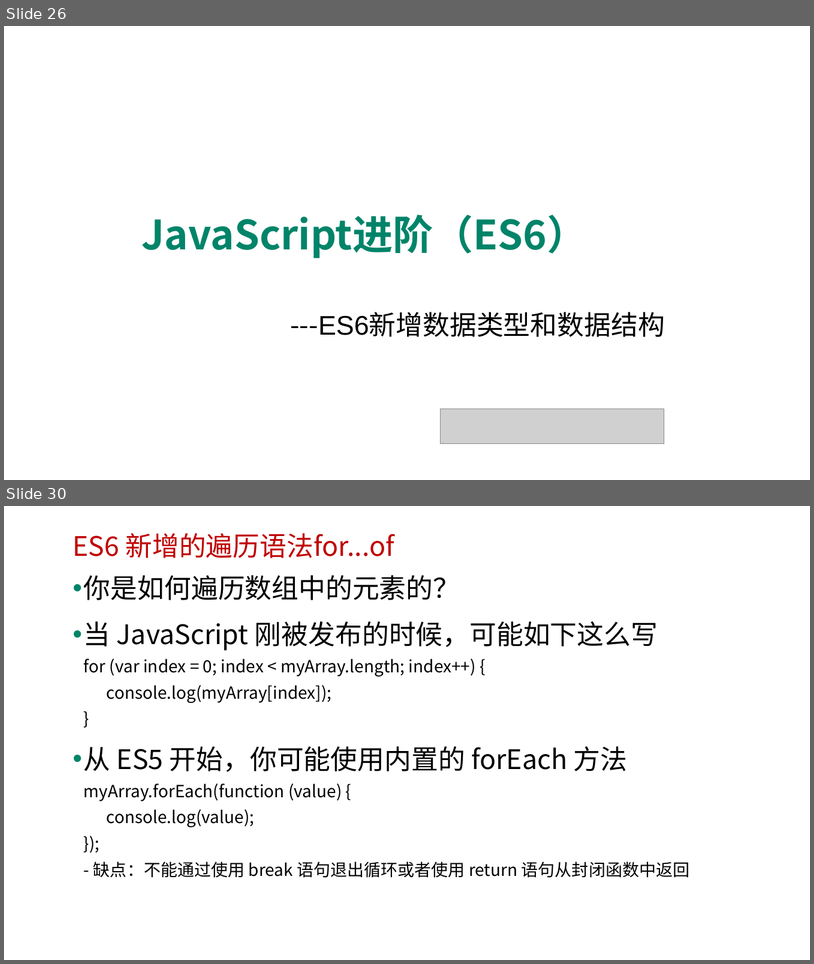
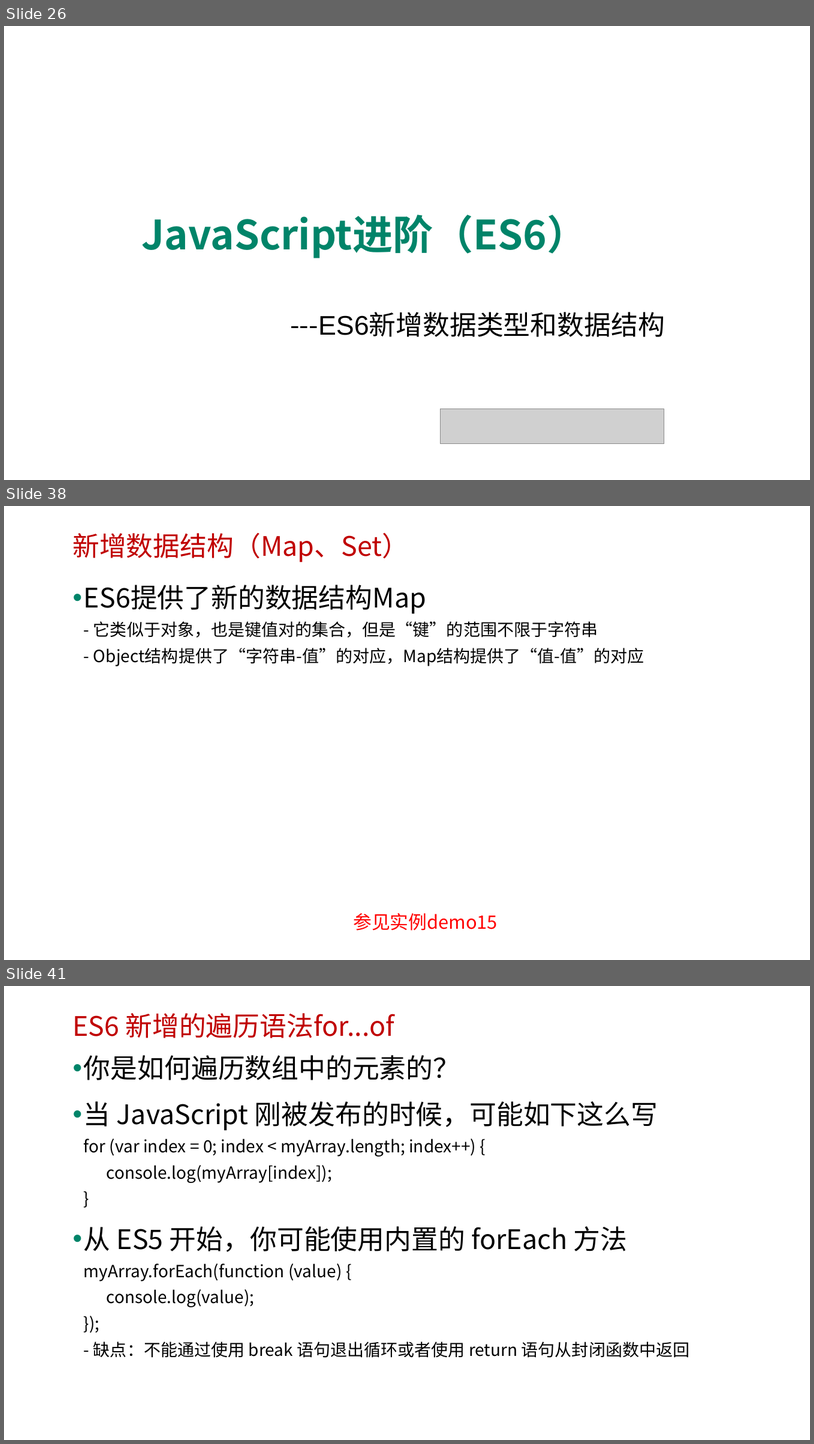
Before and after one commit to edu2act/course-javascript-advanced, a slide deck: 课程PPT/14.ECMAScript 6 二.pptx. Shown one above the other, each under a label of ours: slides 26 and 30 before the commit, slides 26, 38 and 41 after it; the slides between them are not shown. The pictures are 814x964 and 814x1444 pixels, drawn with LibreOffice and Linux fonts; fonts in the diff are those of the drawing; grey boxes stand for pictures; background and template pictures are left out. Boxes give left, top, right and bottom in pixels: in the first picture for what was removed or moved away, otherwise in the second. Text is boxed around its words. In the diff, an @@ line names an element or a change of style, - is before the commit and + after.

```diff
--- a/课程PPT/14.ECMAScript 6 二.pptx
+++ b/课程PPT/14.ECMAScript 6 二.pptx
@@ slide 38 added at [4,506,810,960], background picture (left out) @@
@@ text added at [72,532,409,562], 32 pt, text #C00000 @@
+新增数据结构（Map、Set）
@@ text added at [84,585,645,666], 20 pt, text #000000 @@
+• ES6提供了新的数据结构Map
+  - 它类似于对象，也是键值对的集合，但是“键”的范围不限于字符串
+  - Object结构提供了“字符串-值”的对应，Map结构提供了“值-值”的对应
@@ text added at [354,913,498,930], 22 pt, text #FF0000 @@
+参见实例demo15
@@ what was slide 30 is now slide 41 @@
```
Also in this commit, not shown: 4 slides changed, 10 other slides added, 9 other files.
